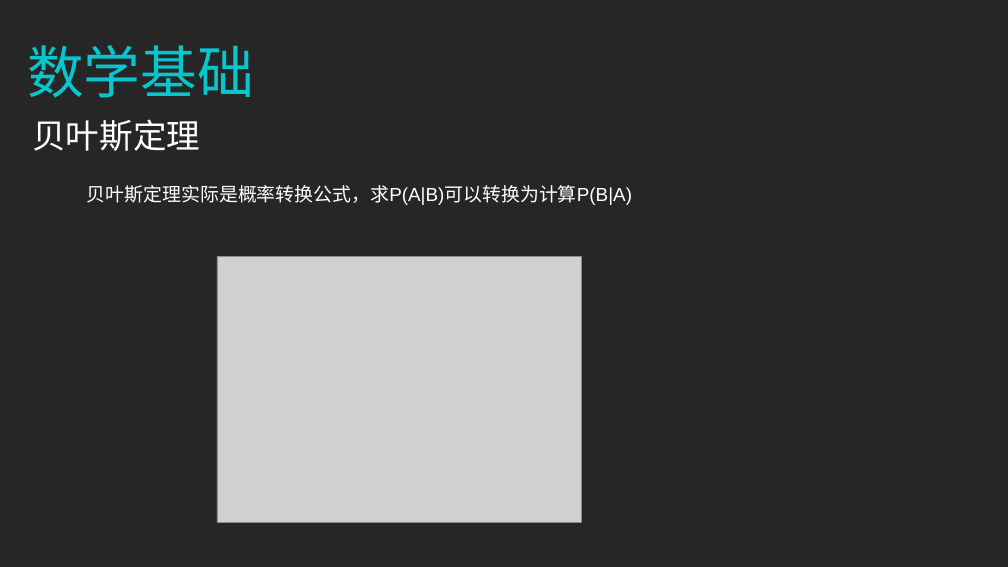
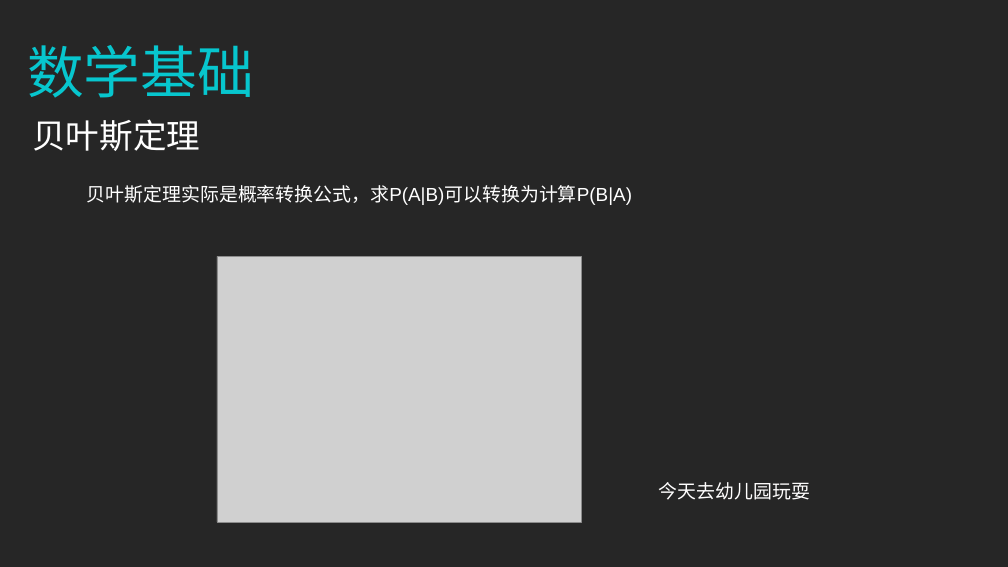
Before and after one commit to zhazhaxia/koa-project, a slide deck: slide 6 of routers/nlp/NLP分词.ppt. Drawn at 1008x567 pixels with LibreOffice and Linux fonts; fonts in the diff are those of the drawing; grey boxes stand for pictures. Boxes give left, top, right and bottom in pixels: in the first picture for what was removed or moved away, otherwise in the second. Text is boxed around its words. In the diff, an @@ line names an element or a change of style, - is before the commit and + after.

```diff
--- a/routers/nlp/NLP分词.ppt
+++ b/routers/nlp/NLP分词.ppt
@@ text added at box(659, 482, 810, 500), 18 pt, text #FFFEFE @@
+今天去幼儿园玩耍
```
Also in this commit, not shown: 1 other slide changed.
